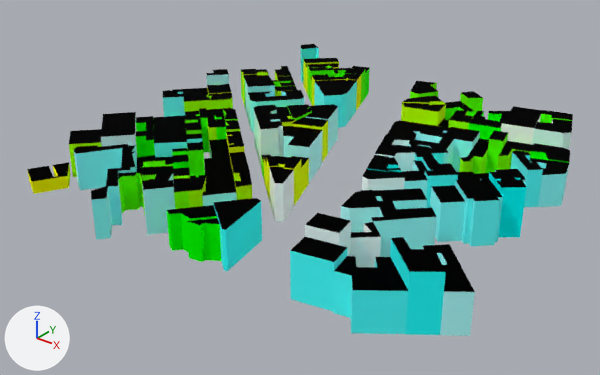
The glTF model web/public/assets/cities/paris/tiles/-7_1.far.glb, before and after one commit.
One viewpoint serves both versions: a camera (50 mm lens) standing at (-1378.0, -10.0, 254.0) and looking at (-1672.0, 356.0, 27.0). Lighting does not change. The marker at lower left points along +X, +Y and +Z. The first picture is the older version. Where no turn or scale is listed for an object, it has been applied to the vertices. Vertices at exactly the same position are counted once.

The scene before the commit, as lines of its bpy script (objects in view):
```python
me_7_1_far = bpy.data.meshes.new('-7_1_far')
me_7_1_far.from_pydata(...)  # 1617 vertices, 2205 faces; spans x -144.0..144.0, y -144.0..144.0, z -22.0..22.0
# faces by material slot: [1622, 583]
me_7_1_far.materials.append(mat_facade)
me_7_1_far.materials.append(mat_roof)
ob_7_1_far = bpy.data.objects.new('-7_1_far', me_7_1_far)
ob_7_1_far.location = (-1660.6, 376.9, 43.8)
```
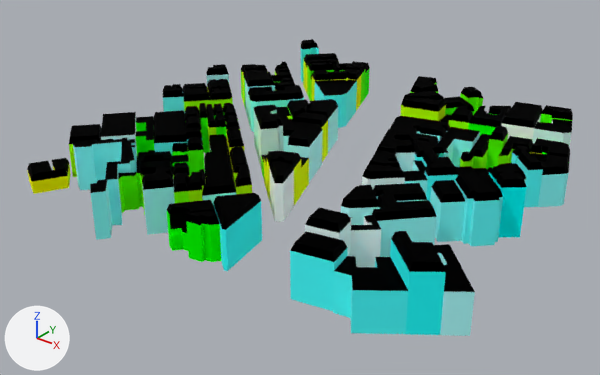
Where the newer file only moved an object's origin or applied its transform, the numbers keep the older frame.

Where the change shows, as pixel boxes [x1, y1, x2, y2] in the pictures (600 x 375 px):
'-7_1_far', reshaped
    before: [27, 44, 573, 336]
    after: [27, 39, 573, 336]
part 1 of me_7_1_far, added
    after: [530, 143, 543, 154]
part 2 of me_7_1_far, built on
    before: [245, 77, 445, 123]
    after: [27, 39, 573, 272]

What the commit changed:
me_7_1_far is used by ob_7_1_far; location (-1660.6, 376.9, 43.8).
me_7_1_far had 1617 vertices, 2205 faces and spanned x -144.0..144.0, y -144.0..144.0, z -22.0..22.0.
me_7_1_far now has 2681 vertices, 4197 faces and spans x -144.0..144.0, y -144.0..144.0, z -22.0..27.0.
me_7_1_far part 1: a new loose piece of 15 vertices spanning x 97.0..105.0, y 69.0..77.0, z -18.0..11.0.
me_7_1_far part 2: 4 vertices moved from x -103.0..20.0, y 21.0..103.0, z -15.0..-10.0 to x -102.0..21.0, y 21.0..104.0, z -15.0..-10.0; 2 vertices removed from x -103.0..20.0, y 59.0..103.0, z 0.0..16.0; 1033 vertices added at x -142.0..130.0, y -144.0..142.0, z -21.0..27.0.
Other edits to the shape of me_7_1_far do not show in these pictures.
